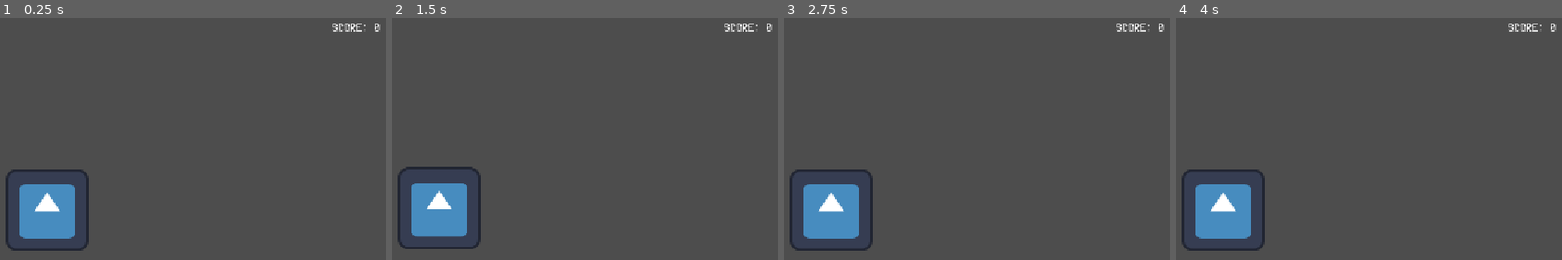
Above: before the commit, frames 1-4 (left to right).
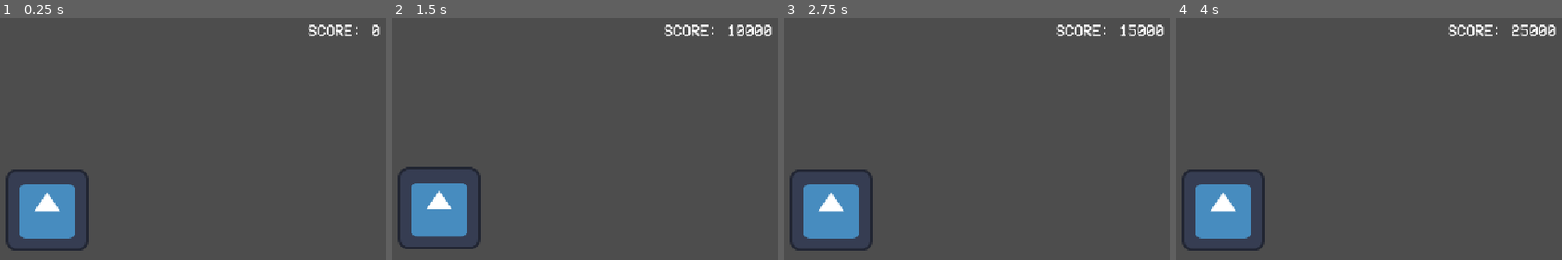
Above: after the commit, the same moments.

Repository: hanskraschewski/ifsrjam2
Game: Godot game, scene res://src/level/camera_shake.tscn
The game is run twice, just before and just after one commit, with the same random seed, the same clock (stepped at 60 frames per second) and the same inputs. This scene is started directly instead of the project's main scene. The engine's default icon, where the game draws it, is replaced by a stand-in: a white triangle on a blue panel in a dark square.
Inputs (mouse positions are in pixels of both pictures, inside the frame that each line leads up to):
- Up to frame 1 (0.25 s): no input
- Up to frame 2 (1.5 s): tap Enter at 0.5 s; move the mouse to (600, 189) at 0.52 s; click (600, 189) at 0.67 s; tap Space at 1.25 s; move the mouse to (outside the picture) at 1.27 s; click (outside the picture) at 1.42 s
- Up to frame 3 (2.75 s): tap Enter at 2 s; move the mouse to (903, 119) at 2.02 s; click (903, 119) at 2.17 s
- Up to frame 4 (4 s): tap Space at 2.75 s; move the mouse to (outside the picture) at 2.77 s; click (outside the picture) at 2.92 s; tap Enter at 3.5 s; move the mouse to (outside the picture) at 3.52 s; click (outside the picture) at 3.67 s

The runs differ from the first frame. In frame 1, 0.5% of the frame differs, in the area x 79-99%, y 2-8%; in frame 2, 0.8%, in the area x 70-99%, y 2-8%; in frame 3, 0.8%; in frame 4, 0.8%.

Commit message:
high score scene, name input still missing

Diff:
--- a/ddfiles/src/click_test.gd
+++ b/ddfiles/src/click_test.gd
@@ -1,5 +1,10 @@
 extends Area2D
 
+@export
+var cam: Camera2D
+
+@export
+var score: CanvasLayer
 
 # Called when the node enters the scene tree for the first time.
 func _ready() -> void:
@@ -14,5 +19,5 @@
 func _input(event: InputEvent) -> void:
 	if event is InputEventMouseButton and event.pressed:
 		if event.button_index == MOUSE_BUTTON_LEFT:
-			var cam = $".."
 			cam.add_shake()
+			score.increase_score(5000)
--- a/ddfiles/src/level/camera_shake.tscn
+++ b/ddfiles/src/level/camera_shake.tscn
@@ -10,17 +10,19 @@
 
 [node name="CameraShake" type="Node2D" unique_id=1839433231]
 
-[node name="Camera2D" type="Camera2D" parent="." unique_id=157025614]
-script = ExtResource("1_bp8qf")
+[node name="score" parent="." unique_id=1579349007 instance=ExtResource("1_y0d87")]
 
-[node name="Control" parent="Camera2D" unique_id=1895525853 instance=ExtResource("1_y0d87")]
+[node name="TestButton" type="Area2D" parent="." unique_id=258993267 node_paths=PackedStringArray("cam", "score")]
+script = ExtResource("2_y0d87")
+cam = NodePath("../Camera2D")
+score = NodePath("../score")
 
-[node name="TestButton" type="Area2D" parent="Camera2D" unique_id=258993267]
-script = ExtResource("2_y0d87")
-
-[node name="CollisionShape2D" type="CollisionShape2D" parent="Camera2D/TestButton" unique_id=431857878]
+[node name="CollisionShape2D" type="CollisionShape2D" parent="TestButton" unique_id=431857878]
 position = Vector2(-2, 0.5)
 shape = SubResource("RectangleShape2D_gf3bb")
 
-[node name="Sprite2D" type="Sprite2D" parent="Camera2D/TestButton" unique_id=1716069334]
+[node name="Sprite2D" type="Sprite2D" parent="TestButton" unique_id=1716069334]
 texture = ExtResource("2_8ero2")
+
+[node name="Camera2D" type="Camera2D" parent="." unique_id=157025614]
+script = ExtResource("1_bp8qf")
--- /dev/null
+++ b/ddfiles/src/level/high_score.gd
@@ -0,0 +1,27 @@
+extends CanvasLayer
+
+@export
+var label: Label
+
+@onready
+var scores: Array = [
+	"Mysterious Juice", 23000,
+	"Zerschnetzloar", 15000,
+	"Zaubergurke", 23000,
+	"Goender", 15000]
+
+
+# Called when the node enters the scene tree for the first time.
+func _ready() -> void:
+
+	for idx in range(0, scores.size() - 1, 2):
+		print(idx)
+		label.text += "\n" + scores[idx] + " " + str(scores[idx + 1])
+
+
+
+
+
+func add_score(player_name: String, score: int) -> void:
+	scores.append([player_name, score])
+	label.text += "\n" + scores[-2] + " " + str(scores[-1])
--- /dev/null
+++ b/ddfiles/src/level/high_score.tscn
@@ -0,0 +1,39 @@
+[gd_scene format=3 uid="uid://eov2yf4cjodo"]
+
+[ext_resource type="Script" uid="uid://b2cv4xwn1lh0r" path="res://src/level/high_score.gd" id="1_hrsnh"]
+[ext_resource type="FontFile" uid="uid://dtjfwelge1ixj" path="res://assets/VCR_OSD_MONO_1.001.ttf" id="1_tqe3r"]
+
+[node name="CanvasLayer" type="CanvasLayer" unique_id=1960712073 node_paths=PackedStringArray("label")]
+script = ExtResource("1_hrsnh")
+label = NodePath("Scores")
+
+[node name="HSText" type="Label" parent="." unique_id=618984487]
+anchors_preset = -1
+anchor_left = 0.5
+anchor_top = 0.15
+anchor_right = 0.5
+anchor_bottom = 0.15
+offset_left = -20.0
+offset_top = 3.449997
+offset_right = 20.0
+offset_bottom = 26.449997
+grow_horizontal = 2
+theme_override_colors/font_color = Color(1, 0.8392157, 0, 1)
+theme_override_fonts/font = ExtResource("1_tqe3r")
+theme_override_font_sizes/font_size = 42
+text = "HIGHSCORES"
+horizontal_alignment = 1
+
+[node name="Scores" type="Label" parent="." unique_id=1276668136]
+anchors_preset = -1
+anchor_left = 0.5
+anchor_top = 0.25
+anchor_right = 0.5
+anchor_bottom = 0.25
+offset_left = -20.0
+offset_right = 20.0
+offset_bottom = 23.0
+grow_horizontal = 2
+theme_override_fonts/font = ExtResource("1_tqe3r")
+theme_override_font_sizes/font_size = 24
+horizontal_alignment = 1
--- /dev/null
+++ b/ddfiles/src/level/jacob_test.tscn
@@ -0,0 +1,7 @@
+[gd_scene format=3 uid="uid://55ljcng5inkb"]
+
+[ext_resource type="PackedScene" uid="uid://eov2yf4cjodo" path="res://src/level/high_score.tscn" id="1_m1nco"]
+
+[node name="Node2D" type="Node2D" unique_id=1477173871]
+
+[node name="CanvasLayer" parent="." unique_id=1960712073 instance=ExtResource("1_m1nco")]
--- a/ddfiles/src/level/score.tscn
+++ b/ddfiles/src/level/score.tscn
@@ -3,7 +3,7 @@
 [ext_resource type="Script" uid="uid://cmqgpglivqp6t" path="res://src/score.gd" id="1_t1x8i"]
 [ext_resource type="FontFile" uid="uid://dtjfwelge1ixj" path="res://assets/VCR_OSD_MONO_1.001.ttf" id="2_ceanc"]
 
-[node name="CanvasLayer" type="CanvasLayer" unique_id=1579349007 node_paths=PackedStringArray("label")]
+[node name="score" type="CanvasLayer" unique_id=1579349007 node_paths=PackedStringArray("label")]
 script = ExtResource("1_t1x8i")
 label = NodePath("Label")
 
@@ -18,5 +18,6 @@
 size_flags_vertical = 0
 offset_transform_position = Vector2(-50, 30)
 theme_override_fonts/font = ExtResource("2_ceanc")
+theme_override_font_sizes/font_size = 24
 text = "SCORE: 0"
 horizontal_alignment = 2
Not shown, added: ddfiles/src/level/high_score.gd.uid
